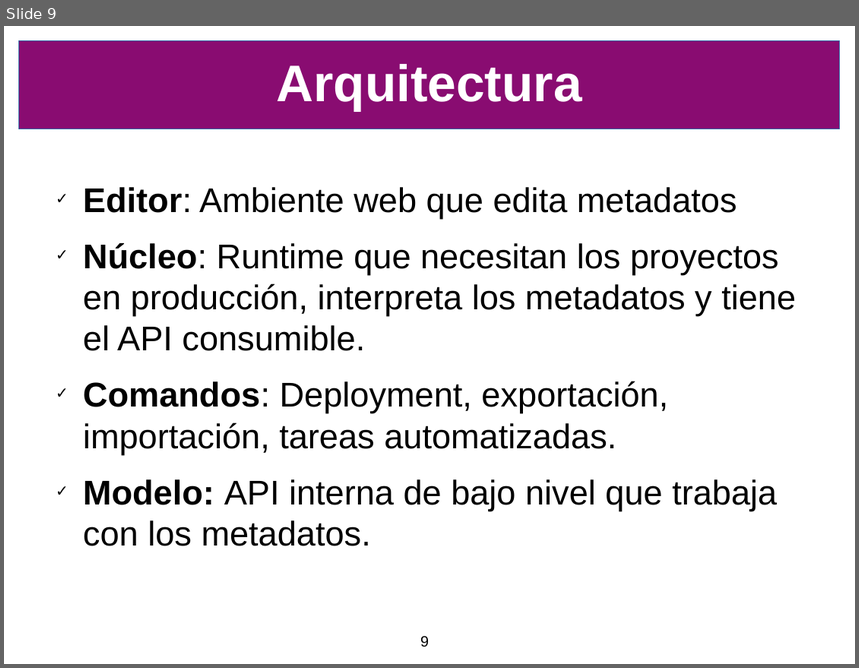
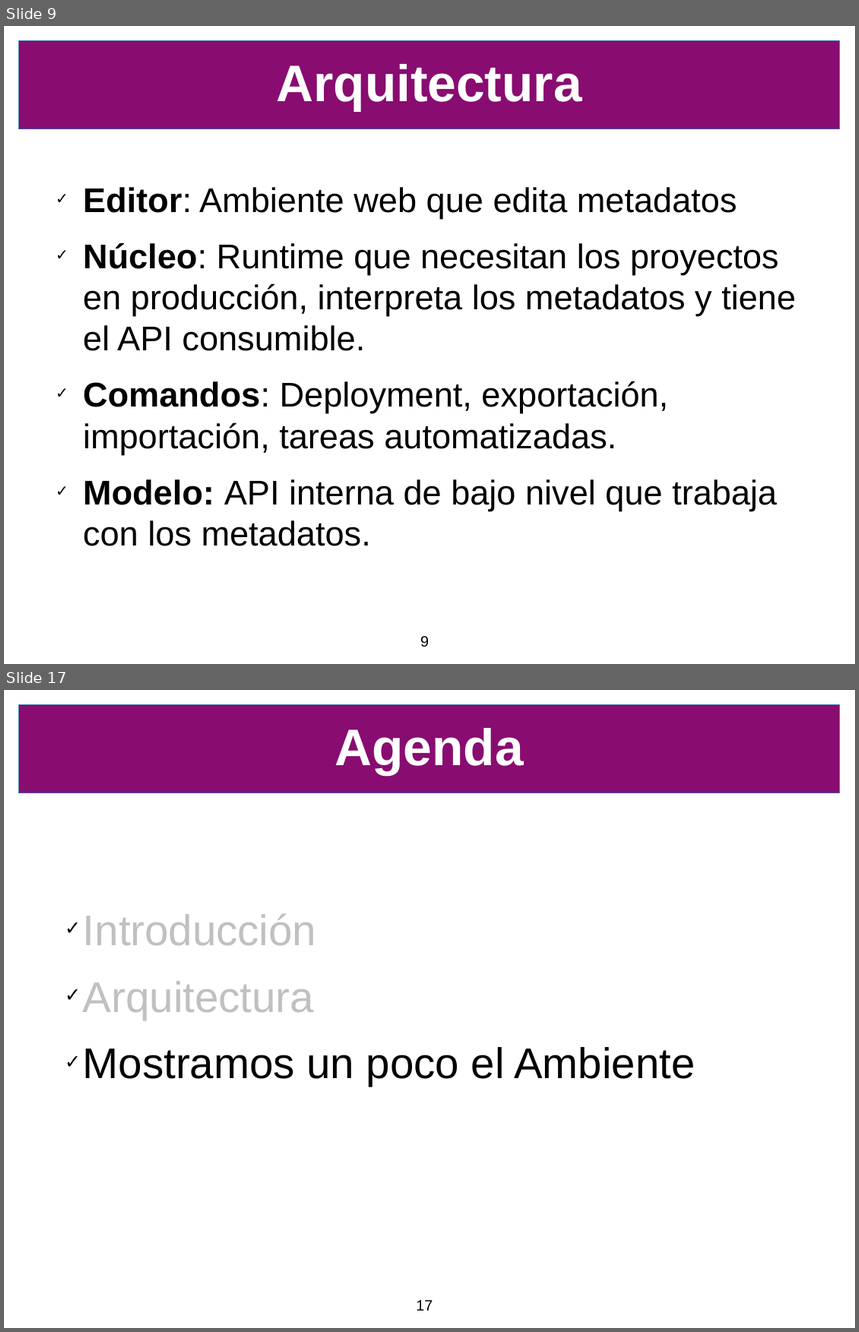
Before and after one commit to SIU-Toba/framework, a slide deck: doc/presentacion/CafeConf2006.odp. Shown one above the other, each under a label of ours: slide 9 before the commit, slides 9 and 17 after it; the slides between them are not shown. The pictures are 859x668 and 859x1332 pixels, drawn with LibreOffice and Linux fonts; fonts in the diff are those of the drawing; background and template pictures are left out. Boxes give left, top, right and bottom in pixels: in the first picture for what was removed or moved away, otherwise in the second. Text is boxed around its words. In the diff, an @@ line names an element or a change of style, - is before the commit and + after.

```diff
--- a/doc/presentacion/CafeConf2006.odp
+++ b/doc/presentacion/CafeConf2006.odp
@@ slide 17 added at (4, 690, 855, 1328), background #FFFFFF; not listed: 1 template element that a slide beside it also shows @@
@@ title added at (335, 728, 524, 775), 48 pt, text #FFFFFF, bold @@
+Agenda
@@ text added at (83, 914, 695, 1087), 40 pt, text #000000 @@
+✓ Introducción
+✓ Arquitectura
+✓ Mostramos un poco el Ambiente
@@ page number added at (416, 1300, 433, 1311), 14 pt, text #000000 @@
+17
```
Also in this commit, not shown: 7 other slides added, 1 slide removed, 1 other file.
